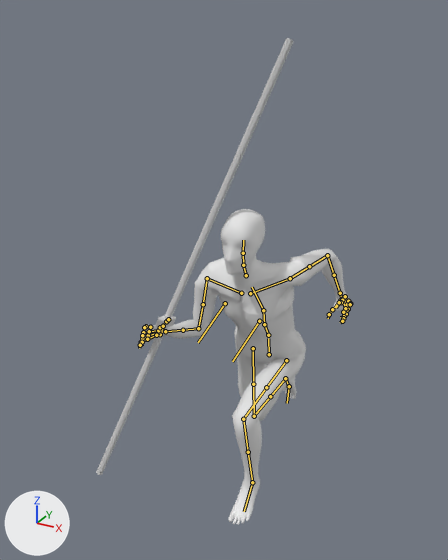
What one commit did to the glTF model assets/animations/biped/unarmed/run.glb.
The view is the same before and after, from a 50 mm camera at (1.15, -2.59, 2.63) aimed at (-0.18, -0.17, 1.42). The lights are fixed; the arrows at lower left show +X, +Y and +Z. The picture after the commit comes second. Both versions are drawn at frame 38 of the action 'Anim_0'; the numbers are the values there. The bones that change, and the others that lie on the model, are drawn over the model as lines.

Objects in the first picture: 'mesh_node', 'weapon'.
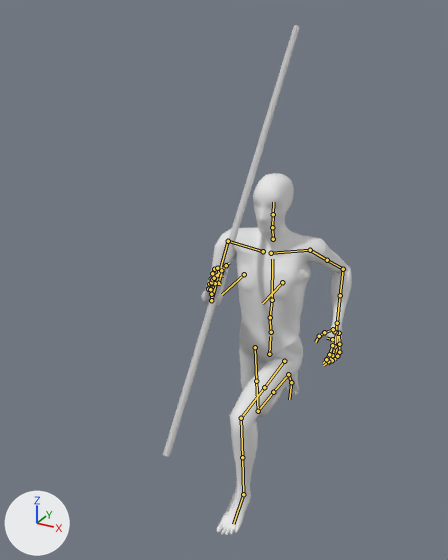
Changed parts and their boxes (x1, y1, x2, y2) in the pictures (448 x 560 px):
'mesh_node', posed (29% narrower, 15% taller)
    before: (139, 209, 352, 525)
    after: (201, 173, 352, 535)
'weapon', posed (31% narrower)
    before: (96, 38, 294, 475)
    after: (163, 25, 300, 457)
bone 'pelvis', root to tip
    before: (269, 354) to (268, 338)
    after: (269, 354) to (270, 336)
bone 'thigh.R', root to tip
    before: (253, 348) to (253, 384)
    after: (255, 347) to (256, 381)
bone 'shin.R', root to tip
    before: (254, 416) to (270, 396)
    after: (258, 411) to (273, 392)
bone 'thigh.L', root to tip
    before: (286, 360) to (266, 387)
    after: (284, 361) to (264, 387)
bone 'shin.L', root to tip
    before: (243, 419) to (248, 452)
    after: (241, 418) to (242, 457)
bone 'stomach_01', root to tip
    before: (268, 335) to (264, 324)
    after: (271, 332) to (269, 317)
bone 'stomach_02', root to tip
    before: (264, 324) to (263, 310)
    after: (270, 317) to (272, 300)
bone 'chest', root to tip
    before: (263, 310) to (252, 287)
    after: (272, 300) to (272, 259)
bone 'neck_01', root to tip
    before: (246, 275) to (243, 265)
    after: (273, 239) to (272, 227)
bone 'head', root to tip
    before: (243, 253) to (243, 240)
    after: (273, 214) to (273, 202)
bone 'clavicle.R', root to tip
    before: (241, 293) to (207, 278)
    after: (263, 251) to (228, 241)
bone 'upper_arm.R', root to tip
    before: (207, 278) to (203, 304)
    after: (228, 241) to (219, 271)
bone 'forearm.R', root to tip
    before: (198, 328) to (183, 330)
    after: (211, 300) to (211, 294)
bone 'clavicle.L', root to tip
    before: (250, 293) to (290, 278)
    after: (271, 253) to (310, 250)
bone 'upper_arm.L', root to tip
    before: (290, 278) to (309, 266)
    after: (310, 250) to (327, 260)
bone 'forearm.L', root to tip
    before: (327, 255) to (334, 275)
    after: (343, 269) to (340, 295)

The edits, one by one:
Bone 'pelvis' (bone_pelvis) moves from (-0.001, -0.058, 0.012) to (0.002, -0.055, 0.012).
Bone 'pelvis' (bone_pelvis) turns from (9, 6, 1) to (-4, -16, 1) degrees about its own x, y and z.
Bone 'thigh.R' (bone_thigh_r) moves from (0.005, 0.001, 0.021) to (0.0, 0.0, 0.0).
Bone 'thigh.R' (bone_thigh_r) turns from (5, 8, 4) to (20, -15, 4) degrees about its own x, y and z.
Bone 'shin.R' (bone_shin_r) turns from (76, 0, 0) to (73, 0, 0) degrees about its own x, y and z.
Bone 'thigh.L' (bone_thigh_l) moves from (0.0, -0.001, -0.022) to (0.0, 0.0, 0.0).
Bone 'thigh.L' (bone_thigh_l) turns from (-95, 4, -2) to (-82, -18, -3) degrees about its own x, y and z.
Bone 'shin.L' (bone_shin_l) turns from (95, 0, 0) to (85, 0, 0) degrees about its own x, y and z.
Bone 'stomach_01' (bone_stomach_01) turns from (7, -10, 2) to (0, 9, -3) degrees about its own x, y and z.
Bone 'stomach_02' (bone_stomach_02) moves from (-0.001, -0.002, -0.001) to (0.001, -0.001, 0.0).
Bone 'stomach_02' (bone_stomach_02) turns from (8, -4, -2) to (2, 4, 1) degrees about its own x, y and z.
Bone 'chest' (bone_chest) turns from (15, -4, -2) to (6, 3, 0) degrees about its own x, y and z.
Bone 'neck_01' (bone_neck_01) turns from (-21, 5, 1) to (0, 0, 0) degrees about its own x, y and z.
Bone 'head' (bone_head) turns from (-16, 7, 0) to (-2, 0, 0) degrees about its own x, y and z.
Bone 'clavicle.R' (bone_clavicle_r) moves from (0.0, -0.029, -0.009) to (0.0, 0.0, 0.0).
Bone 'clavicle.R' (bone_clavicle_r) turns from (25, 4, -2) to (21, -2, -7) degrees about its own x, y and z.
Bone 'upper_arm.R' (bone_upper_arm_r) turns from (27, 27, 86) to (20, 1, 79) degrees about its own x, y and z.
Bone 'forearm.R' (bone_forearm_r) turns from (112, 0, 0) to (114, 0, 0) degrees about its own x, y and z.
Bone 'clavicle.L' (bone_clavicle_l) moves from (0.0, 0.031, -0.004) to (0.0, 0.0, 0.0).
Bone 'clavicle.L' (bone_clavicle_l) turns from (-32, -5, -5) to (-16, 4, -3) degrees about its own x, y and z.
Bone 'upper_arm.L' (bone_upper_arm_l) turns from (-54, 31, -77) to (-39, 24, -66) degrees about its own x, y and z.
Bone 'forearm.L' (bone_forearm_l) turns from (59, 0, 0) to (85, 0, 0) degrees about its own x, y and z.
